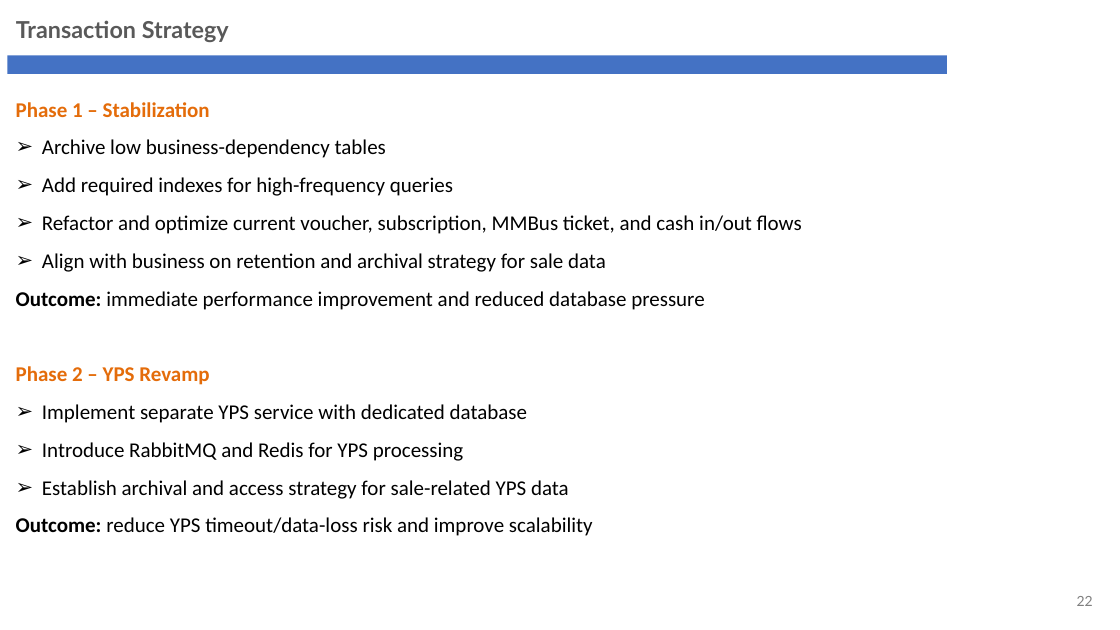
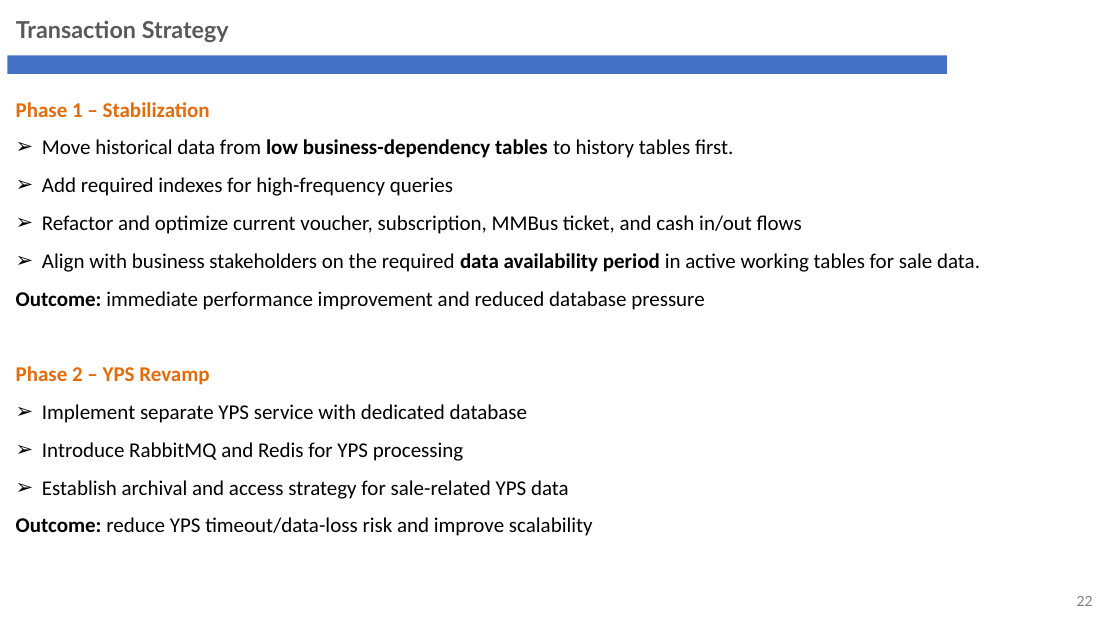
Before and after one commit to phyothuhan26/MySolutions, a slide deck: slide 22 of GandG_YPS/Presentation/G&G_Revamp_ARB.pptx. Drawn at 1120x630 pixels with LibreOffice and Linux fonts; fonts in the diff are those of the drawing; background and template pictures are left out. Boxes give left, top, right and bottom in pixels: in the first picture for what was removed or moved away, otherwise in the second. Text is boxed around its words. In the diff, an @@ line names an element or a change of style, - is before the commit and + after.

```diff
--- a/GandG_YPS/Presentation/G&G_Revamp_ARB.pptx
+++ b/GandG_YPS/Presentation/G&G_Revamp_ARB.pptx
@@ text at (42, 139, 733, 158): text changed @@
-➢ Archive low business-dependency tables
+➢ Move historical data from low business-dependency tables to history tables first.
@@ text at (42, 253, 980, 272): text changed @@
-➢ Align with business on retention and archival strategy for sale data
+➢ Align with business stakeholders on the required data availability period in active working tables for sale data.
```
Also in this commit, not shown: 6 other slides changed, 5 slides added, 36 other files.
